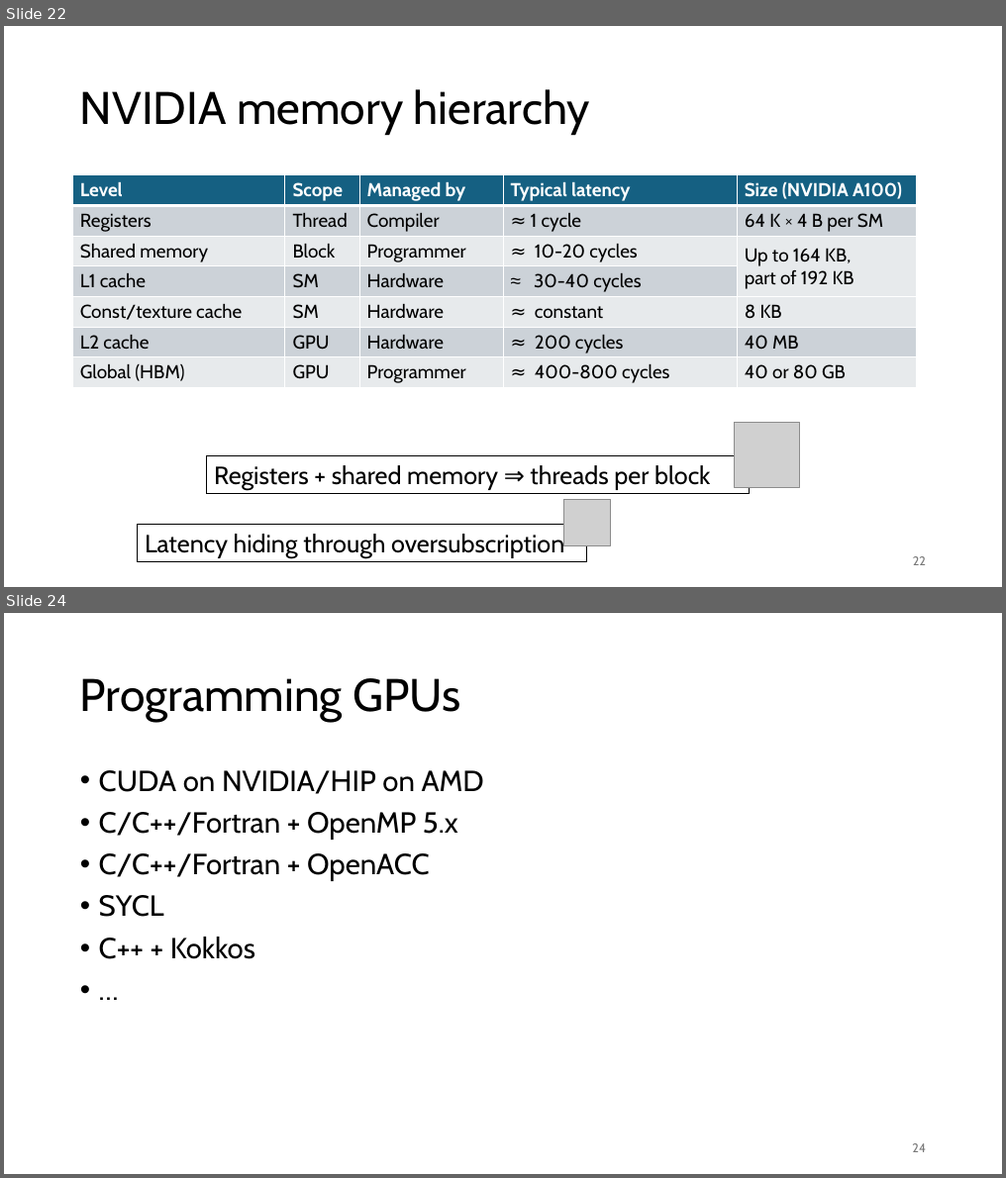
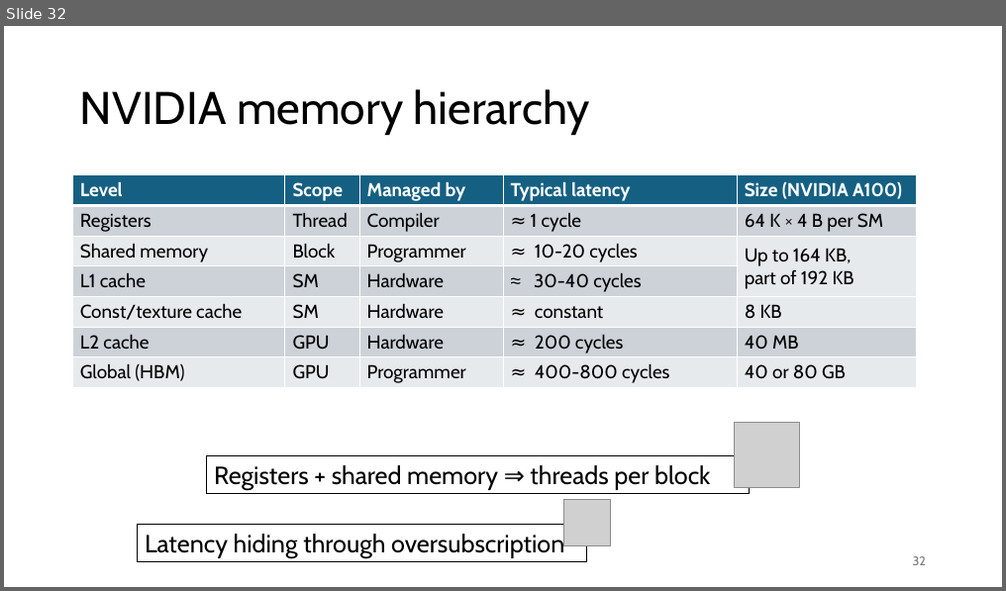
Before and after one commit to gjbex/GPU-programming, a slide deck: gpu_programming.pptx. Shown one above the other, each under a label of ours: slides 22 and 24 before the commit, slide 32 after it; the slides between them are not shown. The pictures are 1006x1178 and 1006x591 pixels, drawn with LibreOffice and Linux fonts; fonts in the diff are those of the drawing; grey boxes stand for pictures. Boxes give left, top, right and bottom in pixels: in the first picture for what was removed or moved away, otherwise in the second. Text is boxed around its words. In the diff, an @@ line names an element or a change of style, - is before the commit and + after.

Commit message:
Update programming model slide

```diff
--- a/gpu_programming.pptx
+++ b/gpu_programming.pptx
@@ slide 24 removed at <box>4,613,1002,1174</box>, background #FFFFFF @@
@@ title removed at <box>80,678,460,722</box> @@
-Programming GPUs
@@ text removed at <box>99,770,484,959</box> @@
-• CUDA on NVIDIA/HIP on AMD
-• C/C++/Fortran + OpenMP 5.x
-• C/C++/Fortran + OpenACC
-• SYCL
-• C++ + Kokkos
-• …
@@ page number removed at <box>912,1144,926,1153</box> @@
-24
@@ what was slide 22 is now slide 32 @@
@@ page number at <box>913,557,926,566</box>: text changed @@
-22
+32
```
Also in this commit, not shown: 3 slides changed, 1 slide added.
